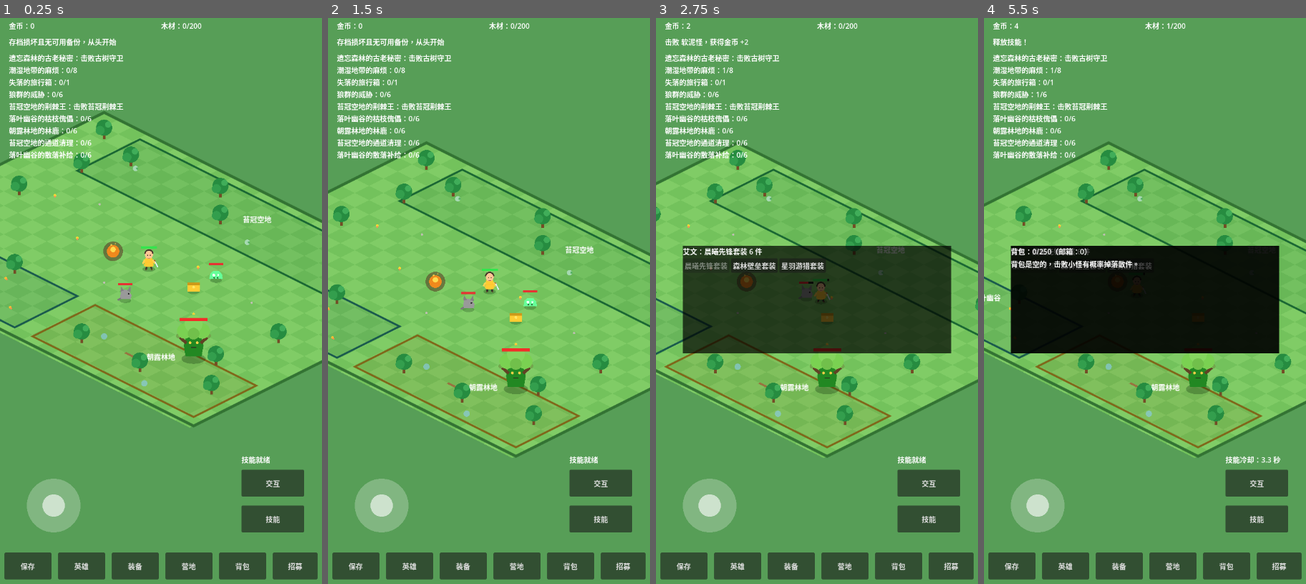
Above: before the commit, frames 1-4 (left to right).
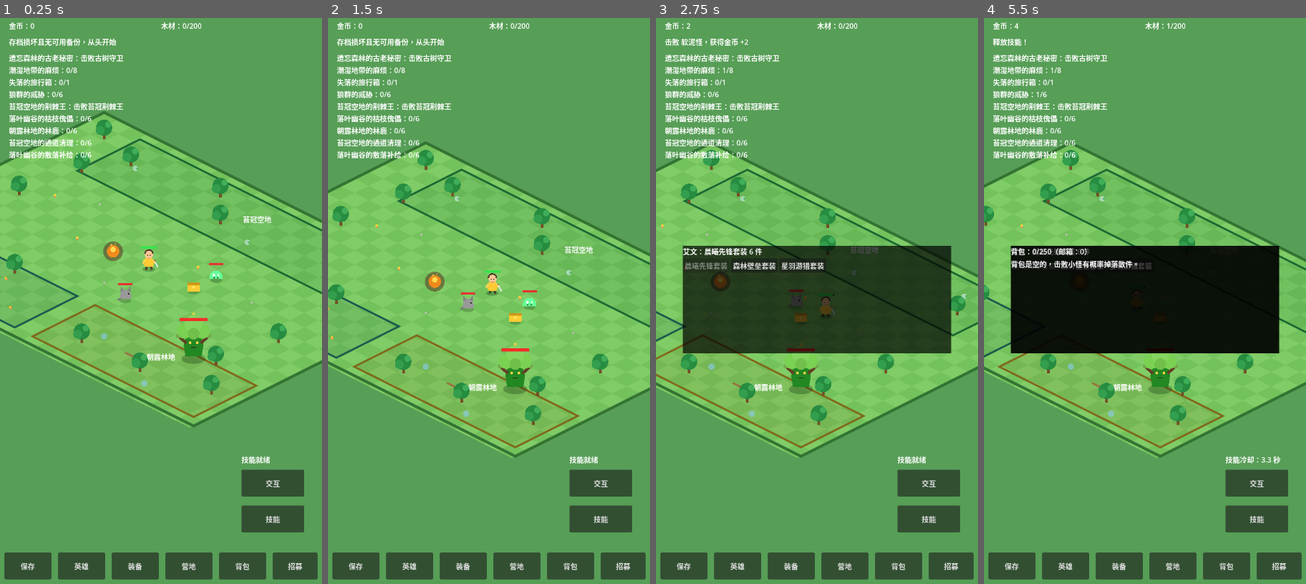
Above: after the commit, the same moments.

Repository: oneyi53/game
Game: Godot game, scene res://scenes/main.tscn
Two runs of this game, one before a commit and one after it. Both use one fixed random seed, a clock stepped at 60 frames per second and the inputs below.
Inputs (mouse positions are in pixels of both pictures, inside the frame that each line leads up to):
- Up to frame 1 (0.25 s): no input
- Up to frame 2 (1.5 s): tap Enter at 0.5 s; drag from (382, 504) to (621, 402) at 0.52 s; drag from (424, 329) to (608, 408) at 1.27 s
- Up to frame 3 (2.75 s): move the mouse to (849, 170) at 2.02 s; hold Right (ui_right) from 2.03 s (still down); tap Q at 2.1 s; click (849, 170) at 2.17 s
- Up to frame 4 (5.5 s): release Right (ui_right) at 2.75 s; drag from (1128, 414) to (1048, 216) at 2.77 s; move the mouse to (1241, 385) at 3.52 s; hold Left (ui_left) 3.53-4.25 s; tap B at 3.6 s; click (1241, 385) at 3.67 s; tap Space at 3.77 s; drag from (1048, 216) to (1264, 414) at 4.27 s; move the mouse to (1161, 301) at 5.02 s; hold Down (ui_down) from 5.03 s (still down); tap E at 5.1 s; click (1161, 301) at 5.17 s

The runs differ from the first frame. In frame 1, 1.2% of the frame differs, in the area x 8-25%, y 81-91%; in frame 2, 2.9%; in frame 3, 12%; in frame 4, 13%, in the area x 0-100%, y 21-91%.

Commit message:
feat: make virtual joystick follow initial touch position

Diff:
--- a/scripts/ui/virtual_joystick.gd
+++ b/scripts/ui/virtual_joystick.gd
@@ -1,48 +1,74 @@
 class_name HeroVirtualJoystick
 extends Control
 
-# Left-side virtual joystick. Works with touch and with mouse drag,
-# so it can be tested on desktop. Keyboard movement works independently
-# and takes over when the joystick is not being dragged.
+# Dynamic virtual joystick: the base appears at the initial press point
+# in the lower-left movement area, follows that touch until release,
+# and disappears when released. Mouse input mirrors touch for desktop tests.
+
+const DEAD_ZONE: float = 0.12
+const RADIUS: float = 60.0
+const KNOB_RADIUS: float = 25.0
+const KNOB_TRAVEL: float = 40.0
 
 var vector: Vector2 = Vector2.ZERO
 var dragging: bool = false
 var touch_index: int = -1
+var touch_origin: Vector2 = Vector2.ZERO
 
-func _gui_input(event: InputEvent) -> void:
+func _ready() -> void:
+    mouse_filter = Control.MOUSE_FILTER_IGNORE
+    set_process_input(true)
+    queue_redraw()
+
+func _input(event: InputEvent) -> void:
     if event is InputEventScreenTouch:
-        if event.pressed and not dragging:
+        if event.pressed and not dragging and _is_movement_area(event.position):
             dragging = true
             touch_index = event.index
+            touch_origin = event.position
             _update_vector(event.position)
-        elif not event.pressed and event.index == touch_index:
-            dragging = false
-            vector = Vector2.ZERO
-            queue_redraw()
+            get_viewport().set_input_as_handled()
+        elif not event.pressed and dragging and event.index == touch_index:
+            _end_drag()
+            get_viewport().set_input_as_handled()
     elif event is InputEventScreenDrag:
         if dragging and event.index == touch_index:
             _update_vector(event.position)
-    elif event is InputEventMouseButton:
-        if event.button_index == MOUSE_BUTTON_LEFT:
-            if event.pressed and not dragging:
-                dragging = true
-                _update_vector(event.position)
-            elif not event.pressed:
-                dragging = false
-                vector = Vector2.ZERO
-                queue_redraw()
-    elif event is InputEventMouseMotion:
-        if dragging:
+            get_viewport().set_input_as_handled()
+    elif event is InputEventMouseButton and event.button_index == MOUSE_BUTTON_LEFT:
+        if event.pressed and not dragging and _is_movement_area(event.position):
+            dragging = true
+            touch_index = -1
+            touch_origin = event.position
             _update_vector(event.position)
+            get_viewport().set_input_as_handled()
+        elif not event.pressed and dragging and touch_index == -1:
+            _end_drag()
+            get_viewport().set_input_as_handled()
+    elif event is InputEventMouseMotion and dragging and touch_index == -1:
+        _update_vector(event.position)
+        get_viewport().set_input_as_handled()
+
+func _is_movement_area(pos: Vector2) -> bool:
+    var viewport_size: Vector2 = get_viewport_rect().size
+    # Reserve the right side for action buttons and the upper band for HUD.
+    return pos.x <= viewport_size.x * 0.62 and pos.y >= viewport_size.y * 0.32
 
 func _update_vector(pos: Vector2) -> void:
-    var center: Vector2 = size / 2.0
-    vector = (pos - center) / 60.0
-    if vector.length() > 1.0:
-        vector = vector.normalized()
+    var offset: Vector2 = pos - touch_origin
+    if offset.length() > RADIUS:
+        offset = offset.normalized() * RADIUS
+    vector = offset / RADIUS
+    queue_redraw()
+
+func _end_drag() -> void:
+    dragging = false
+    touch_index = -1
+    vector = Vector2.ZERO
     queue_redraw()
 
 func _draw() -> void:
-    var center: Vector2 = size / 2.0
-    draw_circle(center, 60.0, Color(1.0, 1.0, 1.0, 0.25))
-    draw_circle(center + vector * 40.0, 25.0, Color(1.0, 1.0, 1.0, 0.6))
+    if not dragging:
+        return
+    draw_circle(touch_origin, RADIUS, Color(1.0, 1.0, 1.0, 0.25))
+    draw_circle(touch_origin + vector * KNOB_TRAVEL, KNOB_RADIUS, Color(1.0, 1.0, 1.0, 0.6))
